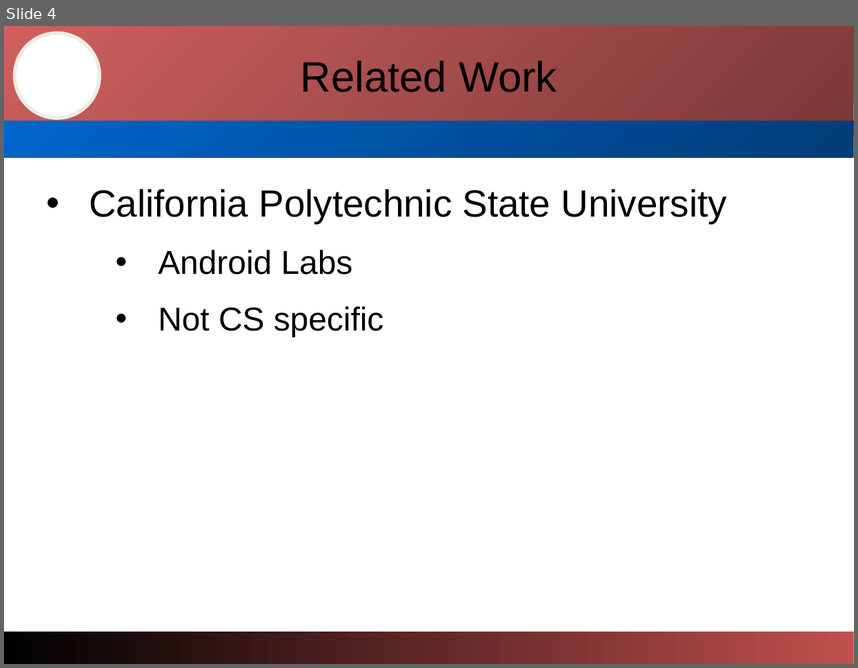
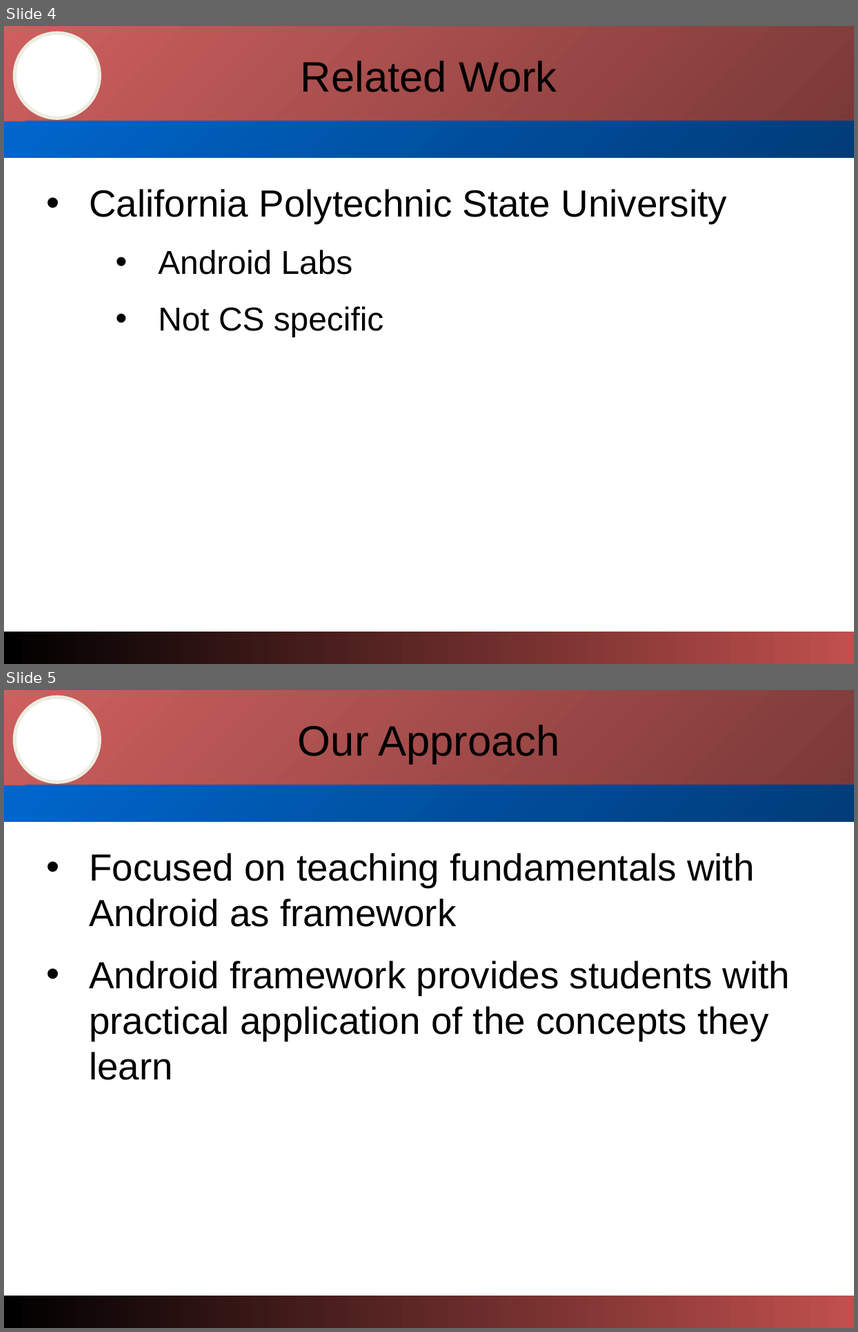
Before and after one commit to abgcsc/Android-Pilot, a slide deck: Documentation/Cyber-PilotPresentation.ppt. Shown one above the other, each under a label of ours: slide 4 before the commit, slides 4 and 5 after it. The pictures are 858x668 and 858x1332 pixels, drawn with LibreOffice and Linux fonts; fonts in the diff are those of the drawing; background and template pictures are left out. Boxes give left, top, right and bottom in pixels: in the first picture for what was removed or moved away, otherwise in the second. Text is boxed around its words. In the diff, an @@ line names an element or a change of style, - is before the commit and + after.

```diff
--- a/Documentation/Cyber-PilotPresentation.ppt
+++ b/Documentation/Cyber-PilotPresentation.ppt
@@ slide 5 added at bbox=[4, 690, 854, 1328], background #FFFFFF; not listed: 4 template elements that a slide beside it also shows @@
@@ title added at bbox=[298, 724, 560, 764], 36 pt, text #000000 @@
+Our Approach
@@ subtitle added at bbox=[89, 853, 790, 1080], 32 pt, text #000000 @@
+• Focused on teaching fundamentals with Android as framework
+• Android framework provides students with practical application of the concepts they learn
@@ slide 4 changed as well @@
@@ rectangle at bbox=[4, 26, 854, 125]: fill gradient #7A3938 to #CE605F to gradient #CE605F to #7A3938 @@
@@ rectangle at bbox=[4, 121, 854, 158]: fill gradient #003C78 to #0066CC to gradient #0066CC to #003C78 @@
@@ rectangle at bbox=[4, 631, 854, 664]: fill gradient #C0504D to #000000 to gradient #000000 to #C0504D @@
```
Also in this commit, not shown: 20 other slides changed, 1 other slide added, 2 slides removed, 1 other file.
